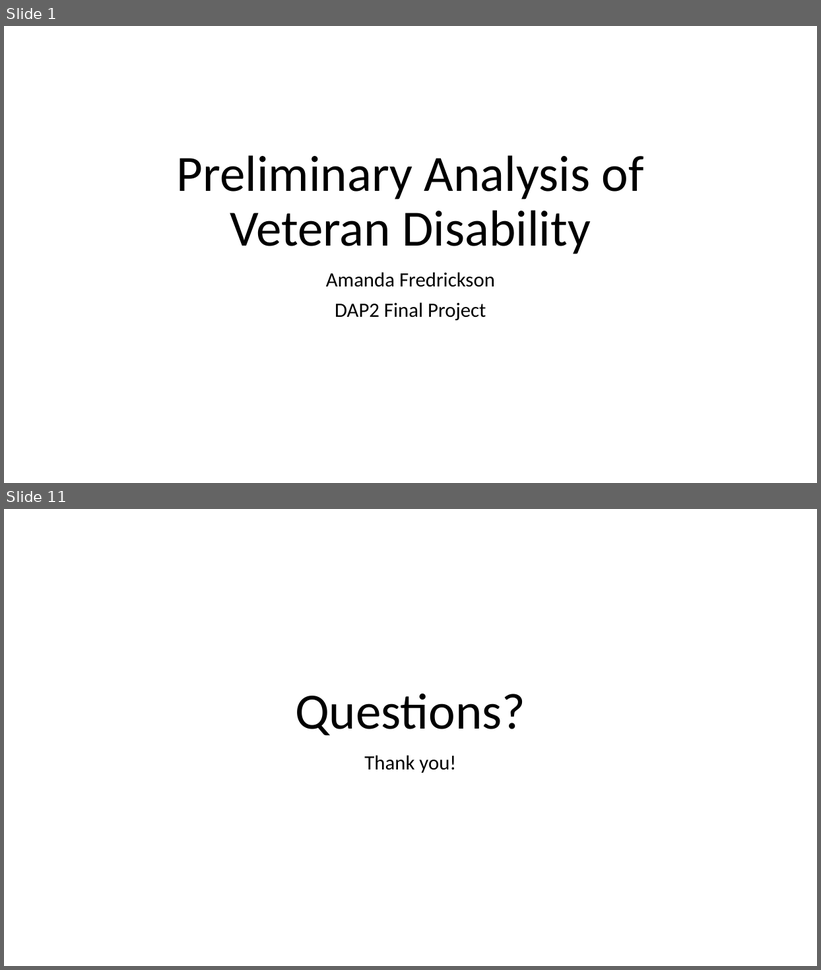
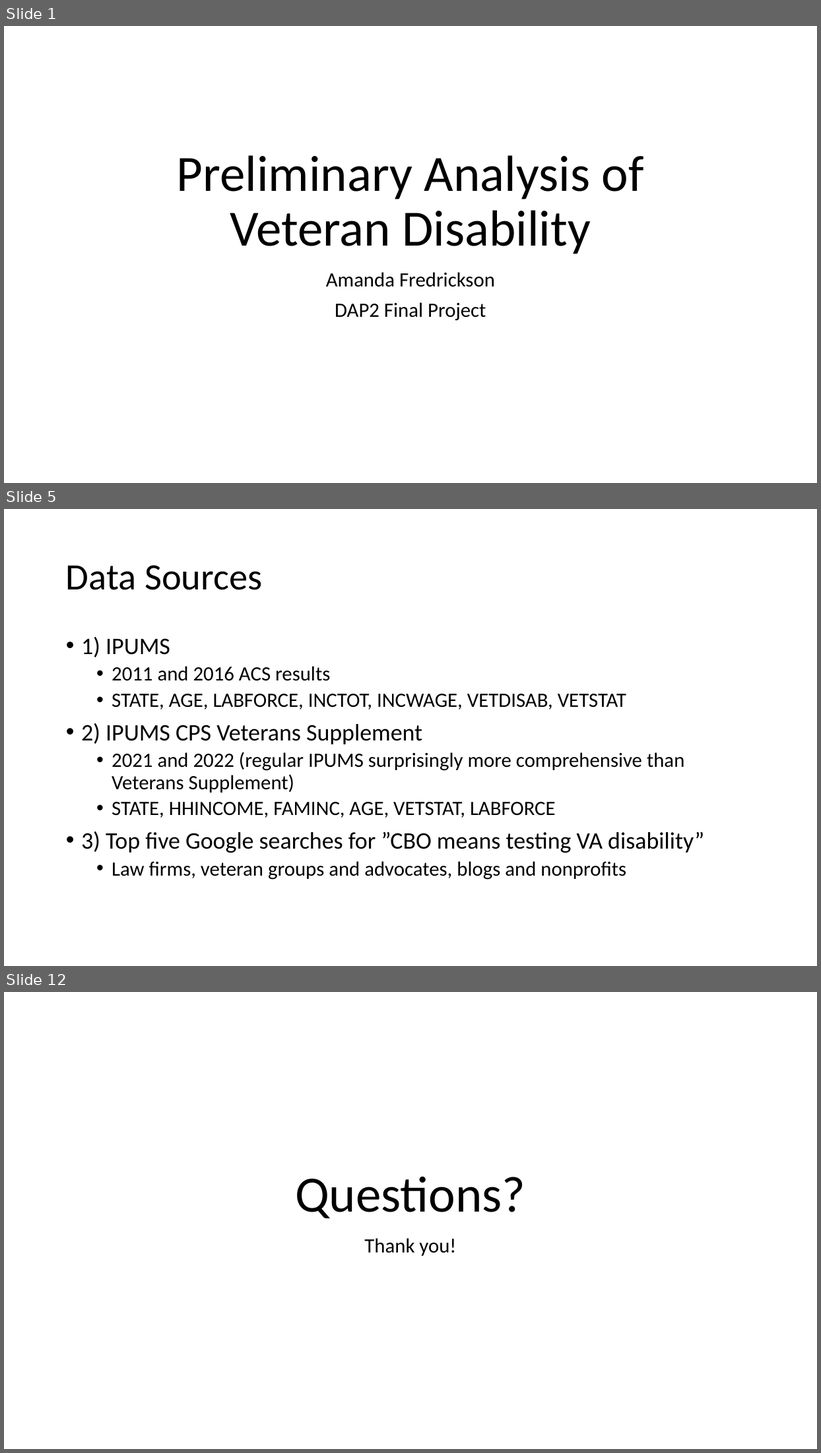
Before and after one commit to mandyfreddy/final-project-fredrickson, a slide deck: Final Project Presentation.pptx. Shown one above the other, each under a label of ours: slides 1 and 11 before the commit, slides 1, 5 and 12 after it; the slides between them are not shown. The pictures are 821x970 and 821x1453 pixels, drawn with LibreOffice and Linux fonts; fonts in the diff are those of the drawing. Boxes give left, top, right and bottom in pixels: in the first picture for what was removed or moved away, otherwise in the second. Text is boxed around its words. In the diff, an @@ line names an element or a change of style, - is before the commit and + after.

```diff
--- a/Final Project Presentation.pptx
+++ b/Final Project Presentation.pptx
@@ slide 5 added at [4, 509, 817, 966], background #FFFFFF @@
@@ title added at [66, 565, 262, 590], 44 pt, text #000000 @@
+Data Sources
@@ text added at [81, 637, 704, 880], 24 pt, text #000000 @@
+• 1) IPUMS
+  • 2011 and 2016 ACS results
+  • STATE, AGE, LABFORCE, INCTOT, INCWAGE, VETDISAB, VETSTAT
+• 2) IPUMS CPS Veterans Supplement
+  • 2021 and 2022 (regular IPUMS surprisingly more comprehensive than Veterans Supplement)
+  • STATE, HHINCOME, FAMINC, AGE, VETSTAT, LABFORCE
+• 3) Top five Google searches for ”CBO means testing VA disability”
+  • Law firms, veteran groups and advocates, blogs and nonprofits
@@ what was slide 11 is now slide 12 @@
```
Also in this commit, not shown: 4 slides changed, 5 other slides added, 5 slides removed, 5 other files.
